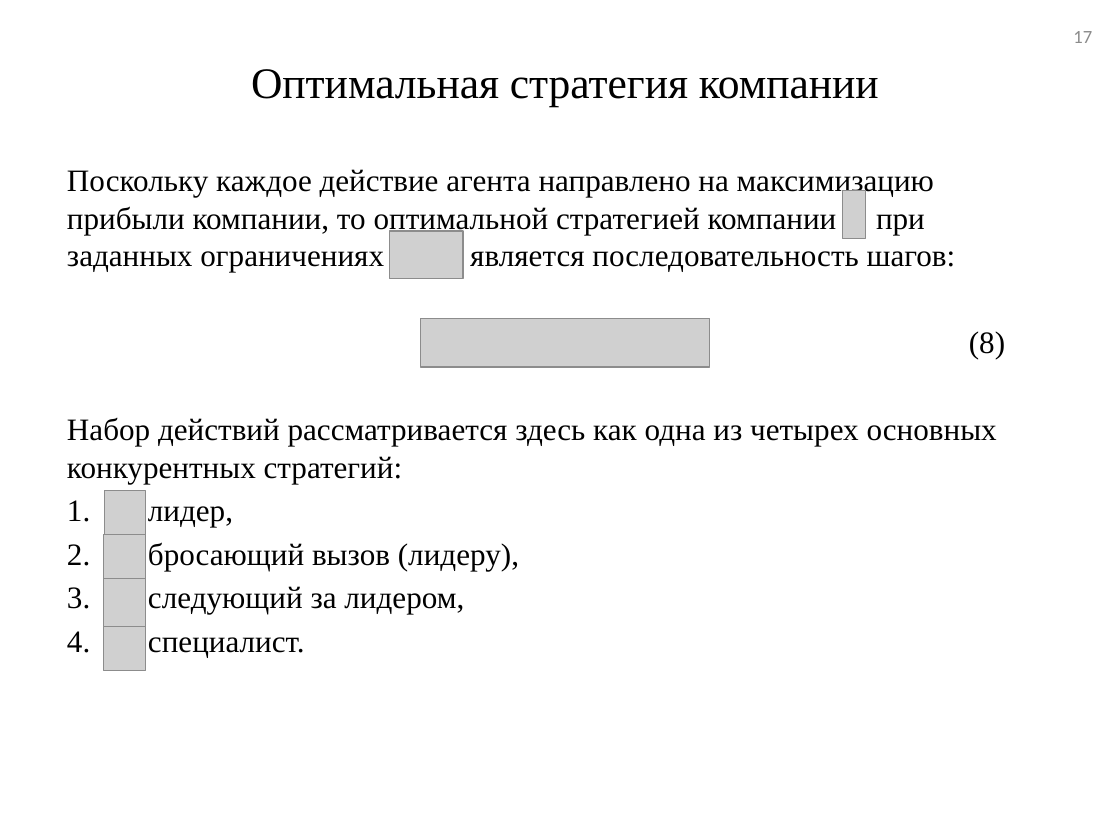
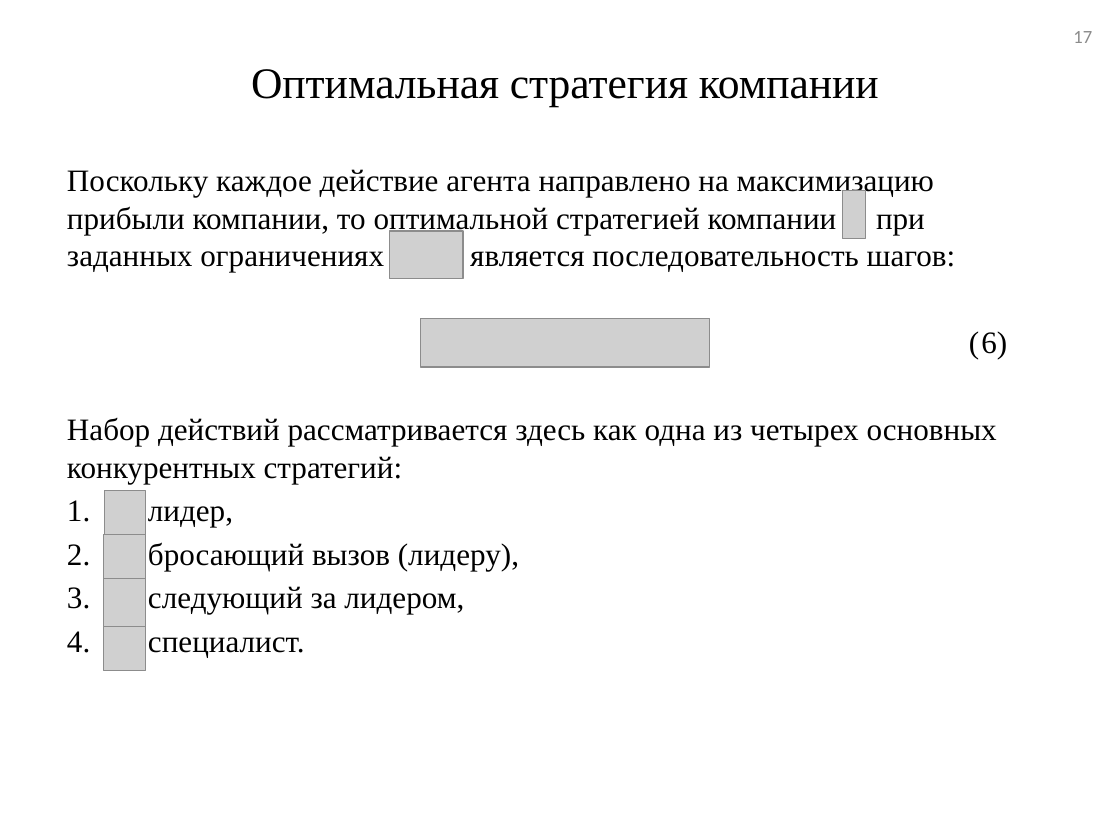
Before and after one commit to tehdoorsareopen/science, a slide deck: slide 17 of Предзащита/___СентябрьФинал/done/_Презентация_v03.pptx. Drawn at 1120x840 pixels with LibreOffice and Linux fonts; fonts in the diff are those of the drawing; grey boxes stand for pictures. Boxes give left, top, right and bottom in pixels: in the first picture for what was removed or moved away, otherwise in the second. Text is boxed around its words. In the diff, an @@ line names an element or a change of style, - is before the commit and + after.

```diff
--- a/Предзащита/___СентябрьФинал/done/_Презентация_v03.pptx
+++ b/Предзащита/___СентябрьФинал/done/_Презентация_v03.pptx
@@ text at <box>969,331,1007,359</box>: text changed @@
-(8)
+(6)
```
Also in this commit, not shown: 5 other slides changed, 9 other files.
